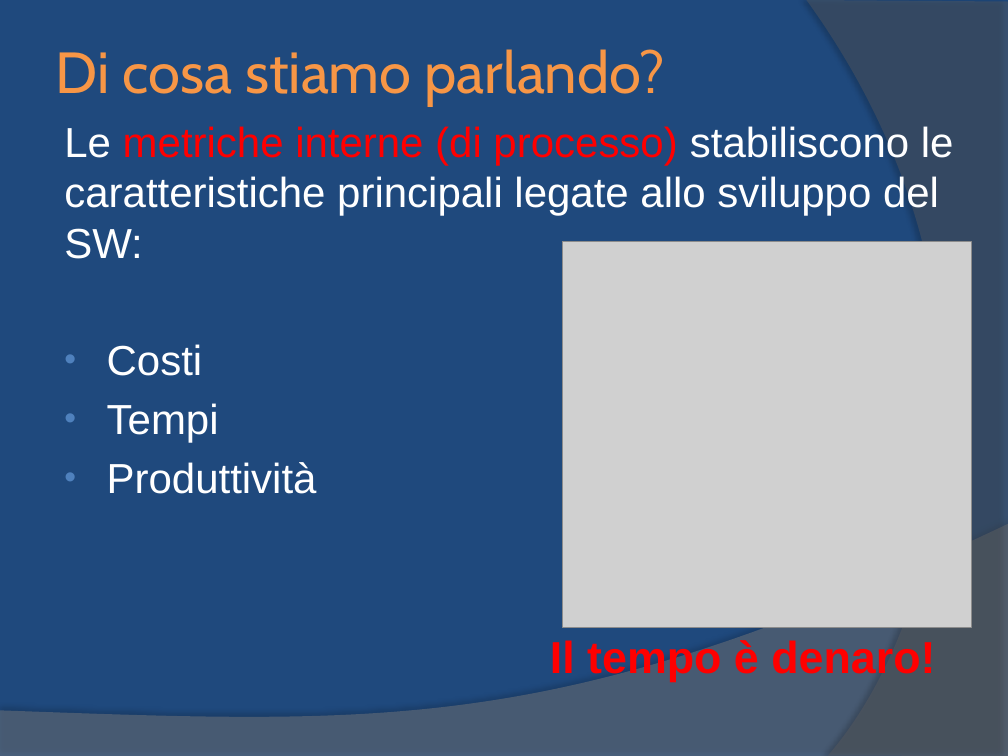
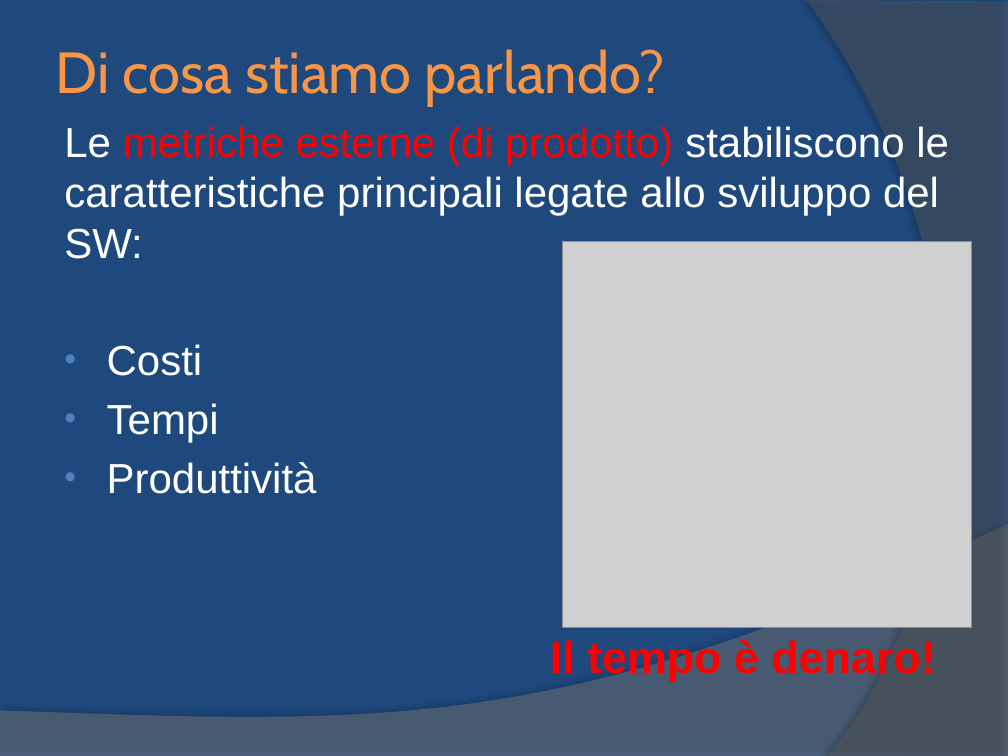
Before and after one commit to yan0z/ISW, a slide deck: slide 4 of Quesito 2 Team/1.ISW-Metrica.pptx. Drawn at 1008x756 pixels with LibreOffice and Linux fonts; fonts in the diff are those of the drawing; grey boxes stand for pictures. Boxes give left, top, right and bottom in pixels: in the first picture for what was removed or moved away, otherwise in the second. Text is boxed around its words. In the diff, an @@ line names an element or a change of style, - is before the commit and + after.

```diff
--- a/Quesito 2 Team/1.ISW-Metrica.pptx
+++ b/Quesito 2 Team/1.ISW-Metrica.pptx
@@ text at bbox=[64, 126, 949, 259]: text changed @@
-Le metriche interne (di processo) stabiliscono le caratteristiche principali legate allo sviluppo del SW:
+Le metriche esterne (di prodotto) stabiliscono le caratteristiche principali legate allo sviluppo del SW:
```
Also in this commit, not shown: 1 other slide changed.
